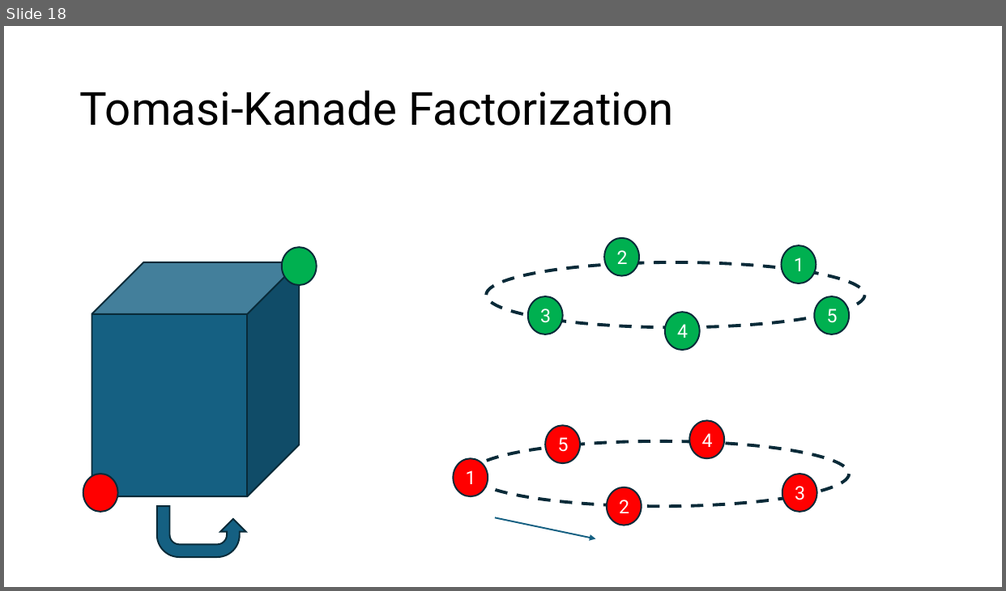
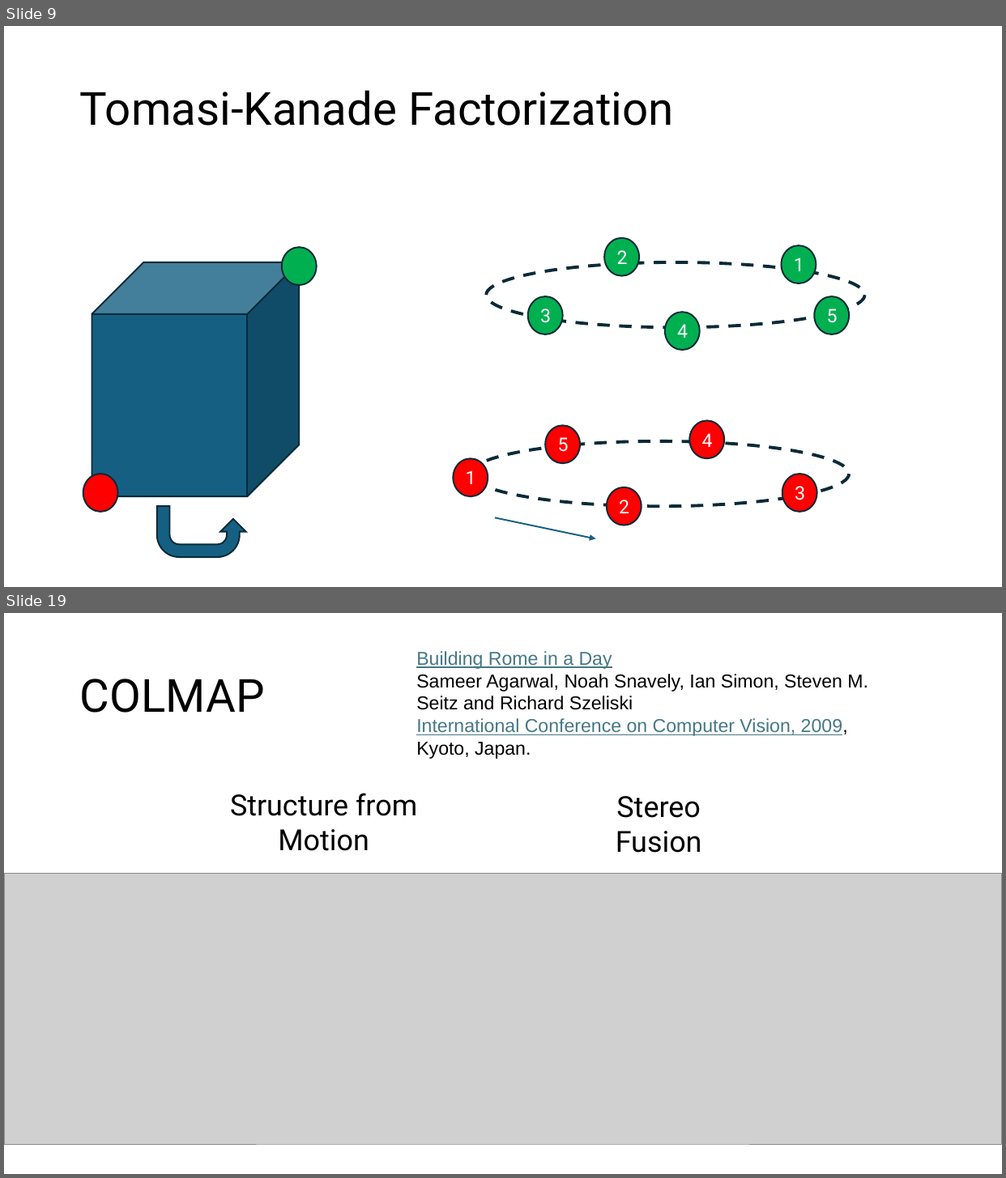
Before and after one commit to SSOE-ECE1390/LecturePowerPoints, a slide deck: ECE1390_Lecture15.pptx. Shown one above the other, each under a label of ours: slide 18 before the commit, slides 9 and 19 after it; the slides between them are not shown. The pictures are 1006x591 and 1006x1178 pixels, drawn with LibreOffice and Linux fonts; fonts in the diff are those of the drawing; grey boxes stand for pictures. Boxes give left, top, right and bottom in pixels: in the first picture for what was removed or moved away, otherwise in the second. Text is boxed around its words. In the diff, an @@ line names an element or a change of style, - is before the commit and + after.

```diff
--- a/ECE1390_Lecture15.pptx
+++ b/ECE1390_Lecture15.pptx
@@ slide 19 added at bbox=[4, 613, 1002, 1174], background #FFFFFF @@
@@ text added at bbox=[416, 651, 868, 759], 18 pt, text #000000 @@
+Building Rome in a Day
+Sameer Agarwal, Noah Snavely, Ian Simon, Steven M. Seitz and Richard Szeliski
+International Conference on Computer Vision, 2009, Kyoto, Japan.
@@ title added at bbox=[80, 679, 265, 713], 44 pt, text #000000 @@
+COLMAP
@@ text added at bbox=[230, 793, 417, 851], 28 pt, text #000000 @@
+Structure from Motion
@@ text added at bbox=[616, 796, 702, 853], 28 pt, text #000000 @@
+Stereo Fusion
@@ picture added at bbox=[4, 874, 1002, 1144] @@
@@ what was slide 18 is now slide 9 @@
```
Also in this commit, not shown: 4 slides changed, 28 other slides added, 31 slides removed, 1 other file.
